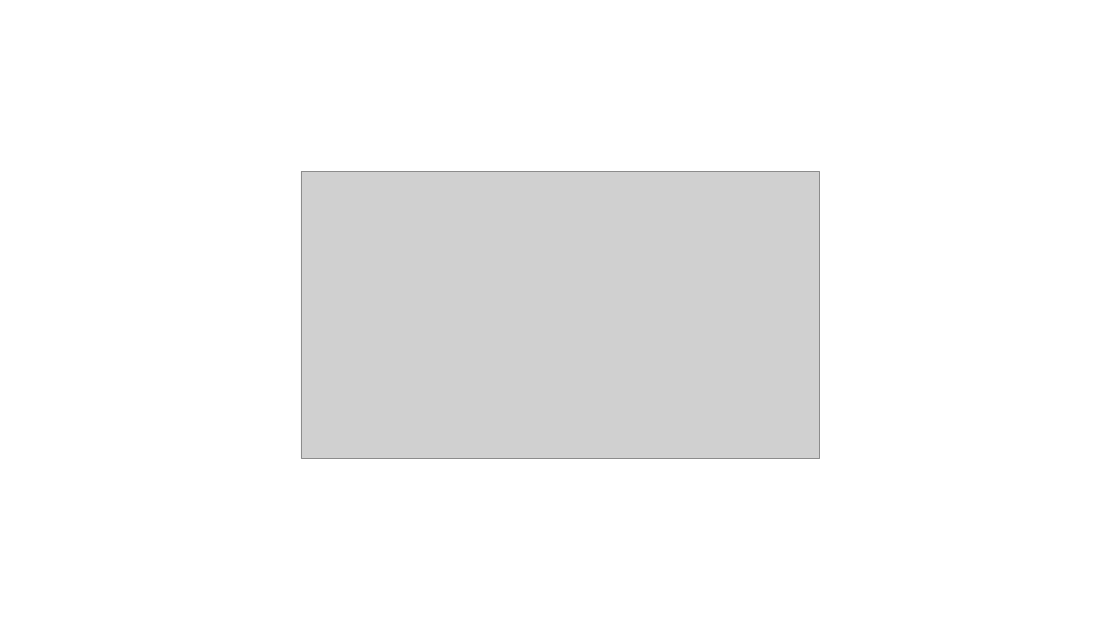
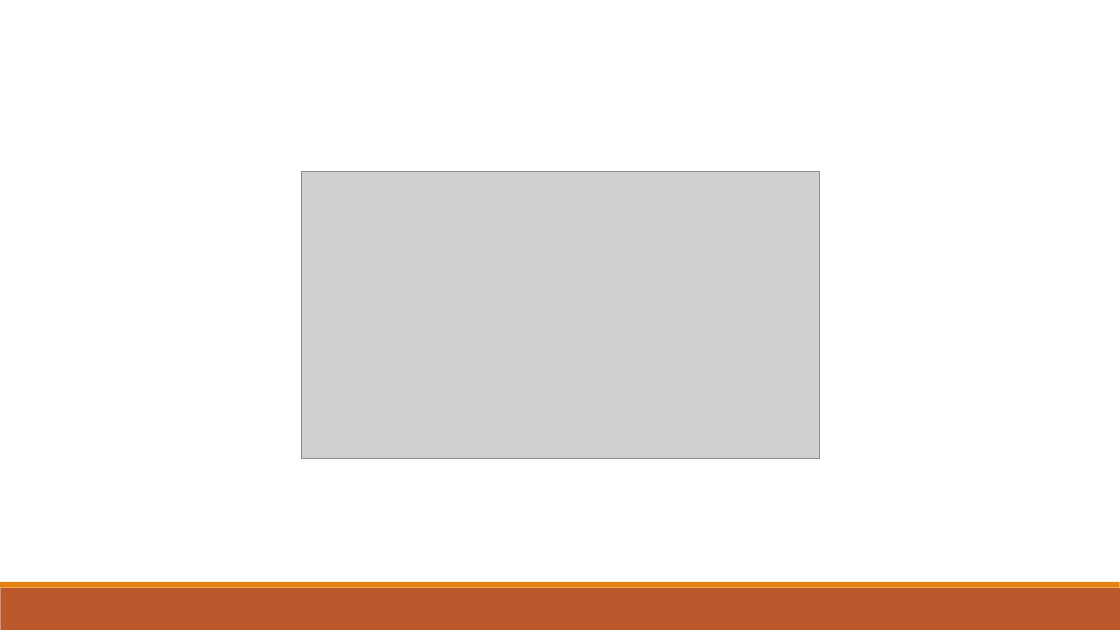
Before and after one commit to thewangclass/apcsa-curriculum, a slide deck: slide 3 of 02-Using-Objects/PowerPoints/01-Instances-of-Classes.pptx. Drawn at 1120x630 pixels with LibreOffice and Linux fonts; fonts in the diff are those of the drawing; grey boxes stand for pictures. Boxes give left, top, right and bottom in pixels: in the first picture for what was removed or moved away, otherwise in the second. Text is boxed around its words. In the diff, an @@ line names an element or a change of style, - is before the commit and + after.

```diff
--- a/02-Using-Objects/PowerPoints/01-Instances-of-Classes.pptx
+++ b/02-Using-Objects/PowerPoints/01-Instances-of-Classes.pptx
@@ rectangle added at (x1=0, y1=588, x2=1120, y2=630), fill #BD582C @@
@@ rectangle added at (x1=0, y1=582, x2=1120, y2=588), fill #E48312 @@
```
Also in this commit, not shown: 3 other slides changed, 2 slides added, 2 slides removed, 1 other file.
